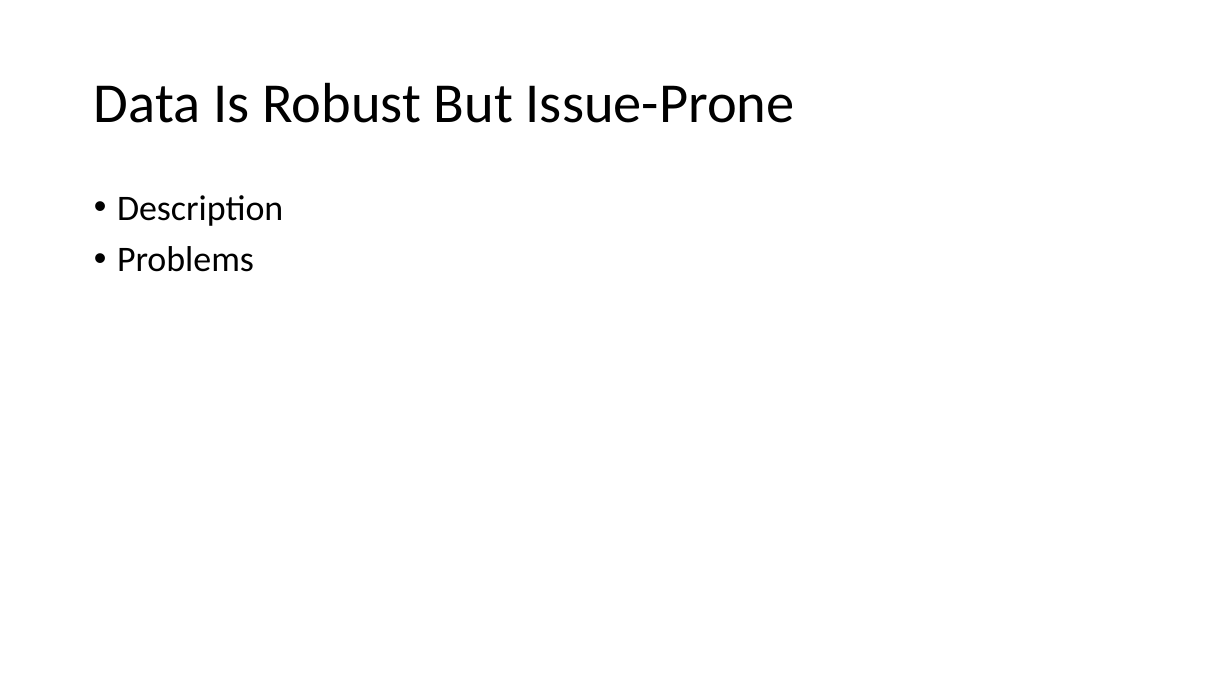
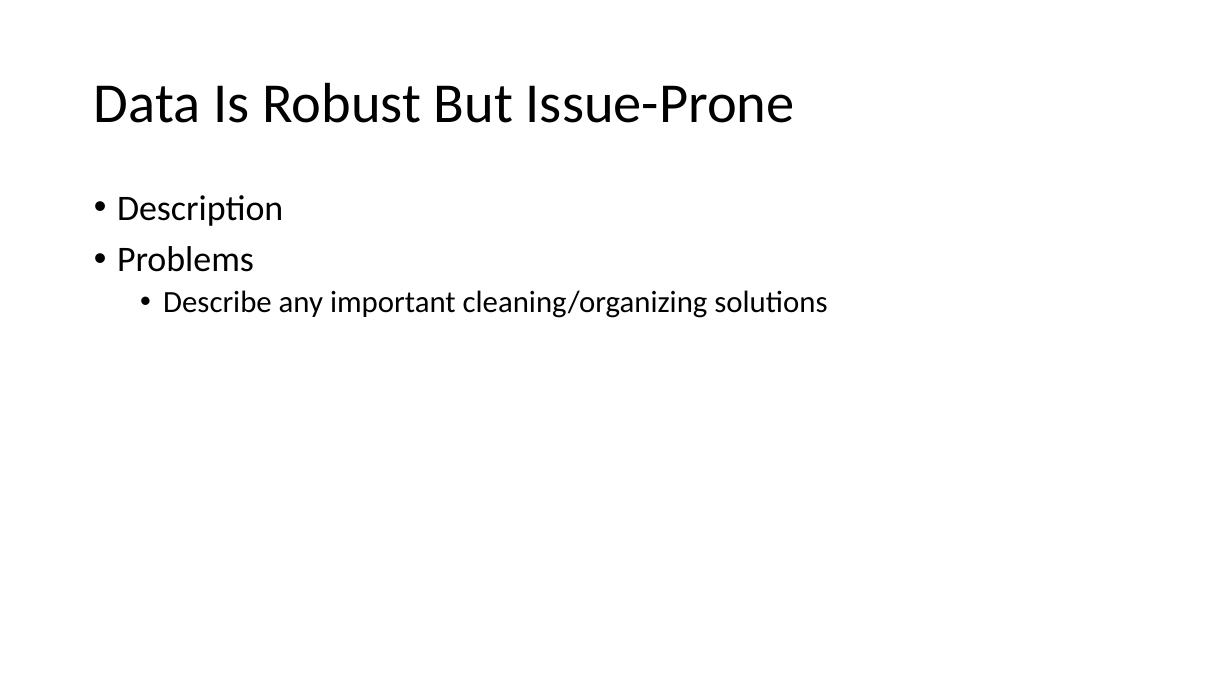
Before and after one commit to MatthewCodes/557_Final_Project, a slide deck: slide 4 of Presentation/Final Presentation.pptx. Drawn at 1232x693 pixels with LibreOffice and Linux fonts; fonts in the diff are those of the drawing. Boxes give left, top, right and bottom in pixels: in the first picture for what was removed or moved away, otherwise in the second. Text is boxed around its words. In the diff, an @@ line names an element or a change of style, - is before the commit and + after.

```diff
--- a/Presentation/Final Presentation.pptx
+++ b/Presentation/Final Presentation.pptx
@@ text at box(163, 290, 827, 318): paragraph added @@
+  • Describe any important cleaning/organizing solutions
```
Also in this commit, not shown: 1 other slide changed, 8 slides added.
